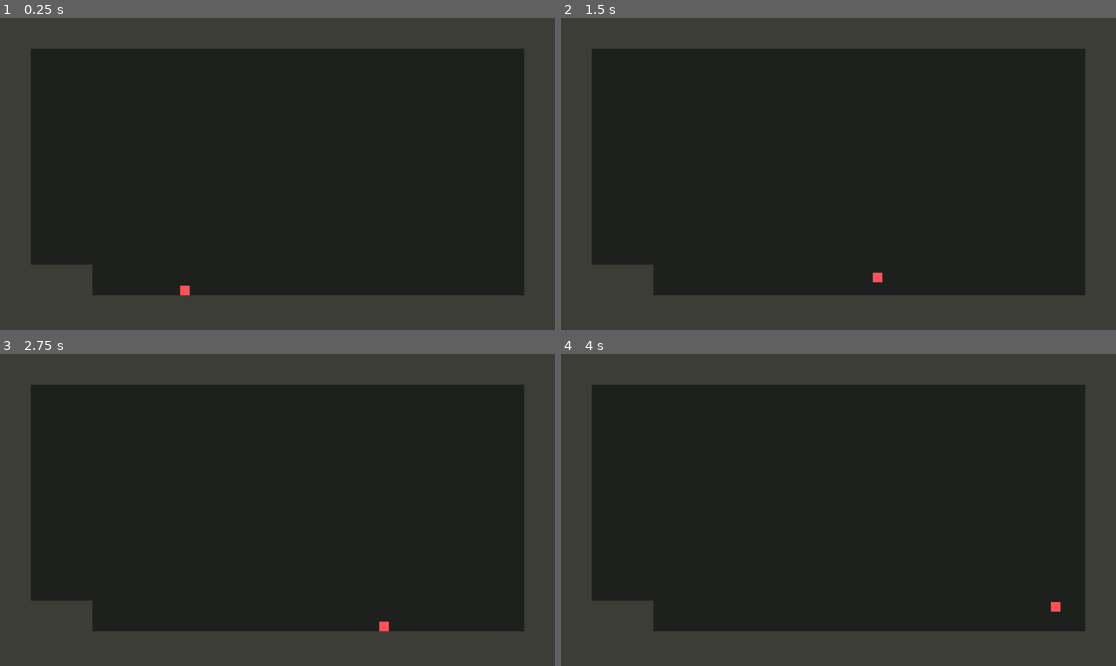
Above: before the commit, frames 1-4 (two rows, left to right).
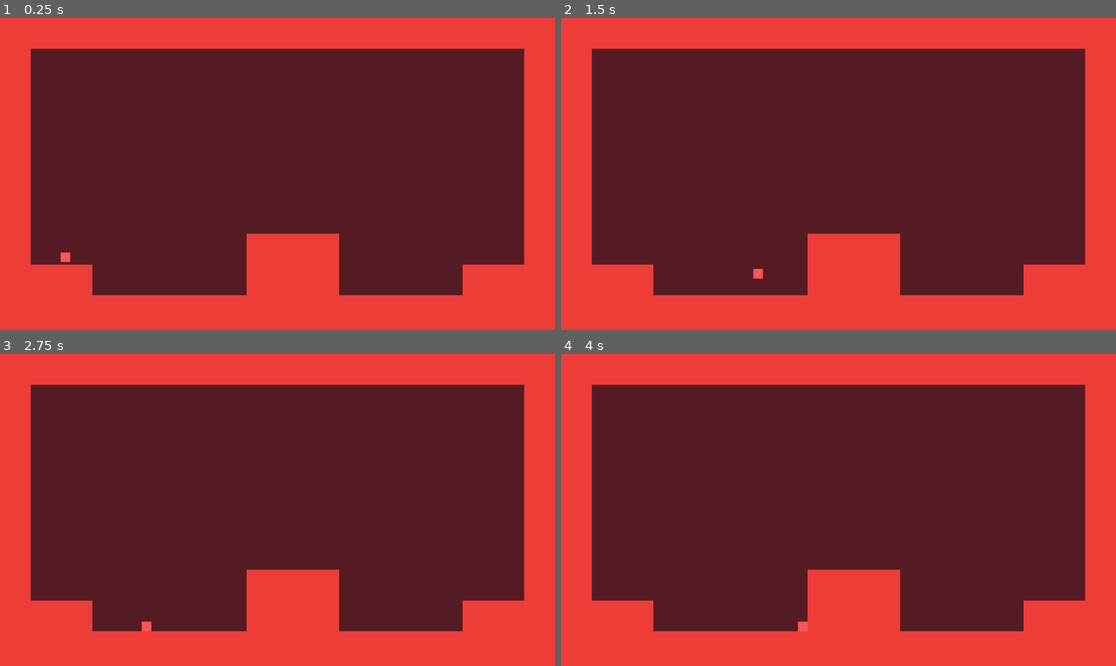
Above: after the commit, the same moments.

Repository: YordanosZt/Jam-Solo-Development
Game: Godot game, scene res://Scenes/world.tscn
Same seed, same stepped clock (60 frames per second), same inputs: the game is played once before the commit and once after it.
Inputs:
- Up to frame 1 (0.25 s): no input
- Up to frame 2 (1.5 s): hold D (move_right) from 0.53 s (still down); tap Shift (dash, bound only before the commit) at 0.6 s; tap Space (jump) at 0.77, 0.8, 1.07, 1.35 s
- Up to frame 3 (2.75 s): tap Space (jump) at 1.52, 1.82, 2.3 s; tap Shift (dash, bound only before the commit) at 1.55, 2.1 s; release D (move_right) at 2.03 s; hold A (move_left) from 2.03 s (still down)
- Up to frame 4 (4 s): release A (move_left) at 2.78 s; hold D (move_right) from 2.78 s (still down); tap Shift (dash, bound only before the commit) at 2.85 s; tap Space (jump) at 3.02, 3.32, 3.6, 3.77 s

The runs differ from the first frame. In frame 1, 100% of the frame differs, in the area x 0-100%, y 0-100%; in frame 2, 100%; in frame 3, 100%; in frame 4, 100%.

Commit message:
chick ice jump
finished up basic ice jump implementation

Diff:
--- /dev/null
+++ b/Entities/Player/Chick/chick.gd
@@ -0,0 +1,26 @@
+extends Player
+
+var ice_jump_vel: float = -800.0
+
+@export var ice: PackedScene
+
+@onready var ice_jump_timer = $Timers/IceJumpTimer
+
+func _physics_process(delta):
+	if not is_active: return
+
+	fixed_update(delta)
+	_handle_ice_jump()
+
+func _handle_ice_jump():
+	if ice_jump_timer.time_left == 0 and Input.is_action_just_pressed("ability") and should_jump():
+		jump(ice_jump_vel)
+		_spawn_ice()
+		ice_jump_timer.start()
+
+func _spawn_ice():
+	var _ice = ice.instantiate()
+	_ice.global_position = global_position
+	_ice.global_rotation = global_rotation
+	_ice.play_anim()
+	add_child(_ice)
--- /dev/null
+++ b/Entities/Player/Chick/chick.tscn
@@ -0,0 +1,39 @@
+[gd_scene load_steps=5 format=3 uid="uid://rotxrpixltxu"]
+
+[ext_resource type="Script" path="res://Entities/Player/Chick/chick.gd" id="1_spqv6"]
+[ext_resource type="PackedScene" uid="uid://b0yysd1k04w1l" path="res://Entities/Player/Chick/chick_ice.tscn" id="2_kgw4o"]
+
+[sub_resource type="RectangleShape2D" id="RectangleShape2D_smdtg"]
+
+[sub_resource type="BoxMesh" id="BoxMesh_iddvn"]
+
+[node name="Chick" type="CharacterBody2D"]
+script = ExtResource("1_spqv6")
+ice = ExtResource("2_kgw4o")
+
+[node name="CollisionShape2D" type="CollisionShape2D" parent="."]
+position = Vector2(0, -10)
+shape = SubResource("RectangleShape2D_smdtg")
+
+[node name="Visual" type="Node2D" parent="."]
+position = Vector2(0, -10)
+
+[node name="MeshInstance2D" type="MeshInstance2D" parent="Visual"]
+modulate = Color(4.04298e-06, 0.649516, 0.869223, 1)
+scale = Vector2(20, 20)
+mesh = SubResource("BoxMesh_iddvn")
+
+[node name="Timers" type="Node2D" parent="."]
+
+[node name="CoyoteTimer" type="Timer" parent="Timers"]
+unique_name_in_owner = true
+wait_time = 0.2
+one_shot = true
+
+[node name="JumpBufferTimer" type="Timer" parent="Timers"]
+unique_name_in_owner = true
+wait_time = 0.1
+one_shot = true
+
+[node name="IceJumpTimer" type="Timer" parent="Timers"]
+one_shot = true
--- /dev/null
+++ b/Entities/Player/Chick/chick_ice.gd
@@ -0,0 +1,8 @@
+extends Node2D
+
+
+func play_anim() -> void:
+	$AnimationPlayer.play("spawn")
+
+func die() -> void:
+	queue_free()
--- /dev/null
+++ b/Entities/Player/Chick/chick_ice.tscn
@@ -0,0 +1,99 @@
+[gd_scene load_steps=6 format=3 uid="uid://b0yysd1k04w1l"]
+
+[ext_resource type="Script" path="res://Entities/Player/Chick/chick_ice.gd" id="1_fl6pd"]
+
+[sub_resource type="Animation" id="Animation_o1t3k"]
+resource_name = "spawn"
+length = 3.0
+step = 0.05
+tracks/0/type = "value"
+tracks/0/imported = false
+tracks/0/enabled = true
+tracks/0/path = NodePath("Visual:scale")
+tracks/0/interp = 1
+tracks/0/loop_wrap = true
+tracks/0/keys = {
+"times": PackedFloat32Array(0, 0.05, 1, 3),
+"transitions": PackedFloat32Array(1, 1, 1, 1),
+"update": 0,
+"values": [Vector2(1.5, 0), Vector2(1, 1.5), Vector2(1, 1.5), Vector2(2.5, 1e-05)]
+}
+tracks/1/type = "value"
+tracks/1/imported = false
+tracks/1/enabled = true
+tracks/1/path = NodePath("Visual:modulate")
+tracks/1/interp = 1
+tracks/1/loop_wrap = true
+tracks/1/keys = {
+"times": PackedFloat32Array(0, 0.95, 3),
+"transitions": PackedFloat32Array(1, 1, 1),
+"update": 0,
+"values": [Color(1, 1, 1, 1), Color(1, 1, 1, 1), Color(1, 1, 1, 0)]
+}
+tracks/2/type = "method"
+tracks/2/imported = false
+tracks/2/enabled = true
+tracks/2/path = NodePath(".")
+tracks/2/interp = 1
+tracks/2/loop_wrap = true
+tracks/2/keys = {
+"times": PackedFloat32Array(3),
+"transitions": PackedFloat32Array(1),
+"values": [{
+"args": [],
+"method": &"die"
+}]
+}
+
+[sub_resource type="Animation" id="Animation_lq2g8"]
+length = 0.001
+tracks/0/type = "value"
+tracks/0/imported = false
+tracks/0/enabled = true
+tracks/0/path = NodePath("Visual:scale")
+tracks/0/interp = 1
+tracks/0/loop_wrap = true
+tracks/0/keys = {
+"times": PackedFloat32Array(0),
+"transitions": PackedFloat32Array(1),
+"update": 0,
+"values": [Vector2(1.225, 1e-05)]
+}
+tracks/1/type = "value"
+tracks/1/imported = false
+tracks/1/enabled = true
+tracks/1/path = NodePath("Visual:modulate")
+tracks/1/interp = 1
+tracks/1/loop_wrap = true
+tracks/1/keys = {
+"times": PackedFloat32Array(0),
+"transitions": PackedFloat32Array(1),
+"update": 0,
+"values": [Color(1, 1, 1, 1)]
+}
+
+[sub_resource type="AnimationLibrary" id="AnimationLibrary_8jojf"]
+_data = {
+"RESET": SubResource("Animation_lq2g8"),
+"spawn": SubResource("Animation_o1t3k")
+}
+
+[sub_resource type="BoxMesh" id="BoxMesh_agup4"]
+
+[node name="ChickIce" type="Node2D"]
+top_level = true
+script = ExtResource("1_fl6pd")
+
+[node name="AnimationPlayer" type="AnimationPlayer" parent="."]
+libraries = {
+"": SubResource("AnimationLibrary_8jojf")
+}
+
+[node name="Visual" type="Node2D" parent="."]
+scale = Vector2(1.225, 1e-05)
+
+[node name="MeshInstance2D" type="MeshInstance2D" parent="Visual"]
+modulate = Color(0, 0.65098, 0.870588, 1)
+position = Vector2(0, -20)
+scale = Vector2(40, 40)
+mesh = SubResource("BoxMesh_agup4")
--- a/Entities/Player/Dude/dude.gd
+++ b/Entities/Player/Dude/dude.gd
@@ -8,20 +8,21 @@
 var is_dashing: bool = false
 
 func _physics_process(delta):
-	super.fixed_update(delta)
+	if not is_active: return
 
-	handle_dash()
+	fixed_update(delta)
+	_handle_dash()
 
-func handle_dash():
-	if Input.is_action_just_pressed("dash") and dash_delay.time_left == 0:
+func _handle_dash():
+	if Input.is_action_just_pressed("ability") and dash_delay.time_left == 0:
 		dash_timer.start()
 		dash_delay.start()
 
 	if dash_timer.time_left > 0:
-		super.set_speed(dash_speed)
-		super.set_can_fall(false)
+		set_speed(dash_speed)
+		set_can_fall(false)
 		is_dashing = true
 	else:
-		super.reset_speed()
-		super.set_can_fall(true)
+		reset_speed()
+		set_can_fall(true)
 		is_dashing = false
--- a/Entities/Player/player.gd
+++ b/Entities/Player/player.gd
@@ -1,6 +1,8 @@
 class_name Player
 
 extends CharacterBody2D
+
+@export var is_active: bool = false
 
 @export var speed: float = 300.0
 @export var jump_velocity: float = -400.0
@@ -20,6 +22,8 @@
 @onready var jump_buffer_timer = %JumpBufferTimer
 
 func _physics_process(delta):
+	if not is_active: return
+
 	fixed_update(delta)
 
 func fixed_update(delta):
@@ -42,19 +46,33 @@
 func _handle_jump() -> void:
 	# jump buffer
 	if Input.is_action_just_pressed("jump") and not is_on_floor():
-		jump_buffer_timer.start()
+		start_buffer_timer()
 
-	if jump_buffer_timer.time_left > 0 and is_on_floor():
-		velocity.y = jump_velocity
-
-	# normal jump &
-	# coyote jump
-	if Input.is_action_just_pressed("jump") and (is_on_floor() or coyote_timer.time_left > 0):
+	# jump
+	if Input.is_action_just_pressed("jump") and should_jump():
 		velocity.y = jump_velocity
 
 	# variable jump height
 	if Input.is_action_just_released("jump") and velocity.y < 0:
 		velocity.y /= 2
+
+func start_buffer_timer() -> void:
+		jump_buffer_timer.start()
+
+func should_jump() -> bool:
+	# normal jump &
+	# coyote jump
+	if is_on_floor() or coyote_timer.time_left > 0:
+		return true
+
+	# jump buffer
+	if jump_buffer_timer.time_left > 0 and is_on_floor():
+		return true
+
+	return false
+
+func jump(vel: float = jump_velocity) -> void:
+		velocity.y = vel
 
 func _handle_move(delta) -> void:
 	var direction = Input.get_axis("move_left", "move_right")
--- a/Entities/Player/player.tscn
+++ b/Entities/Player/player.tscn
@@ -9,6 +9,7 @@
 [node name="Player" type="CharacterBody2D"]
 collision_layer = 2
 script = ExtResource("1_epl6b")
+is_active = true
 
 [node name="CollisionShape2D" type="CollisionShape2D" parent="."]
 shape = SubResource("RectangleShape2D_rp7ea")
--- a/Scenes/world.tscn
+++ b/Scenes/world.tscn
@@ -1,18 +1,48 @@
-[gd_scene load_steps=2 format=3 uid="uid://dx2ha3133or8i"]
+[gd_scene load_steps=4 format=3 uid="uid://dx2ha3133or8i"]
 
-[ext_resource type="PackedScene" uid="uid://nvlvwbbhs63k" path="res://Entities/Player/Dude/dude.tscn" id="1_fq4ni"]
+[ext_resource type="PackedScene" uid="uid://rotxrpixltxu" path="res://Entities/Player/Chick/chick.tscn" id="1_ymemi"]
+[ext_resource type="PackedScene" uid="uid://nvlvwbbhs63k" path="res://Entities/Player/Dude/dude.tscn" id="2_18qua"]
+
+[sub_resource type="BoxMesh" id="BoxMesh_6j7tn"]
 
 [node name="World" type="Node2D"]
 
-[node name="ground" type="StaticBody2D" parent="."]
+[node name="fire ground" type="StaticBody2D" parent="."]
 collision_mask = 3
 
-[node name="Polygon2D" type="Polygon2D" parent="ground"]
-color = Color(0.235294, 0.239216, 0.215686, 1)
-polygon = PackedVector2Array(64, 0, 1088, 0, 1088, 64, 64, 64, 64, 512, 192, 512, 192, 576, 1088, 576, 1088, 0, 1160, 0, 1160, 656, -8, 664, -8, 0)
+[node name="MeshInstance2D" type="MeshInstance2D" parent="fire ground"]
+modulate = Color(1, 0.0431373, 0.219608, 0.129412)
+position = Vector2(580, 328)
+scale = Vector2(1192, 688)
+mesh = SubResource("BoxMesh_6j7tn")
 
-[node name="CollisionPolygon2D" type="CollisionPolygon2D" parent="ground"]
-polygon = PackedVector2Array(64, 0, 1088, 0, 1088, 64, 64, 64, 64, 512, 192, 512, 192, 576, 1088, 576, 1088, 0, 1160, 0, 1160, 656, -8, 664, -8, 0)
+[node name="Polygon2D" type="Polygon2D" parent="fire ground"]
+color = Color(0.933333, 0.239216, 0.215686, 1)
+polygon = PackedVector2Array(64, 0, 1088, 0, 1088, 64, 64, 64, 64, 512, 192, 512, 192, 576, 512, 576, 512, 448, 704, 448, 704, 576, 960, 576, 960, 512, 1088, 512, 1088, 0, 1160, 0, 1160, 656, -8, 664, -8, 0)
 
-[node name="Dude" parent="." instance=ExtResource("1_fq4ni")]
-position = Vector2(384, 552)
+[node name="CollisionPolygon2D" type="CollisionPolygon2D" parent="fire ground"]
+polygon = PackedVector2Array(64, 0, 1088, 0, 1088, 64, 64, 64, 64, 512, 192, 512, 192, 576, 512, 576, 512, 448, 704, 448, 704, 576, 960, 576, 960, 512, 1088, 512, 1088, 0, 1160, 0, 1160, 656, -8, 664, -8, 0)
+
+[node name="ice ground" type="StaticBody2D" parent="."]
+position = Vector2(1288, 0)
+collision_mask = 3
+
+[node name="Polygon2D" type="Polygon2D" parent="ice ground"]
+color = Color(0.197074, 8.73092e-05, 0.663764, 1)
+polygon = PackedVector2Array(64, 0, 1088, 0, 1088, 64, 64, 64, 64, 512, 192, 512, 192, 576, 1088, 576, 1088, 320, 960, 320, 960, 256, 1088, 256, 1088, 0, 1160, 0, 1160, 656, -8, 664, -8, 0)
+
+[node name="CollisionPolygon2D" type="CollisionPolygon2D" parent="ice ground"]
+polygon = PackedVector2Array(64, 0, 1088, 0, 1088, 64, 64, 64, 64, 512, 192, 512, 192, 576, 1088, 576, 1088, 320, 960, 320, 960, 256, 1088, 256, 1088, 0, 1160, 0, 1160, 656, -8, 664, -8, 0)
+
+[node name="MeshInstance2D" type="MeshInstance2D" parent="ice ground"]
+modulate = Color(0.446318, 0.46171, 1, 0.129412)
+position = Vector2(580, 328)
+scale = Vector2(1192, 688)
+mesh = SubResource("BoxMesh_6j7tn")
+
+[node name="Chick" parent="." instance=ExtResource("1_ymemi")]
+position = Vector2(1696, 520)
+
+[node name="Dude" parent="." instance=ExtResource("2_18qua")]
+position = Vector2(136, 464)
+is_active = true
--- a/project.godot
+++ b/project.godot
@@ -36,7 +36,7 @@
 , Object(InputEventKey,"resource_local_to_scene":false,"resource_name":"","device":-1,"window_id":0,"alt_pressed":false,"shift_pressed":false,"ctrl_pressed":false,"meta_pressed":false,"pressed":false,"keycode":0,"physical_keycode":4194320,"key_label":0,"unicode":0,"echo":false,"script":null)
 ]
 }
-dash={
+ability={
 "deadzone": 0.5,
 "events": [Object(InputEventKey,"resource_local_to_scene":false,"resource_name":"","device":-1,"window_id":0,"alt_press …(182 unchanged characters)…
 ]
